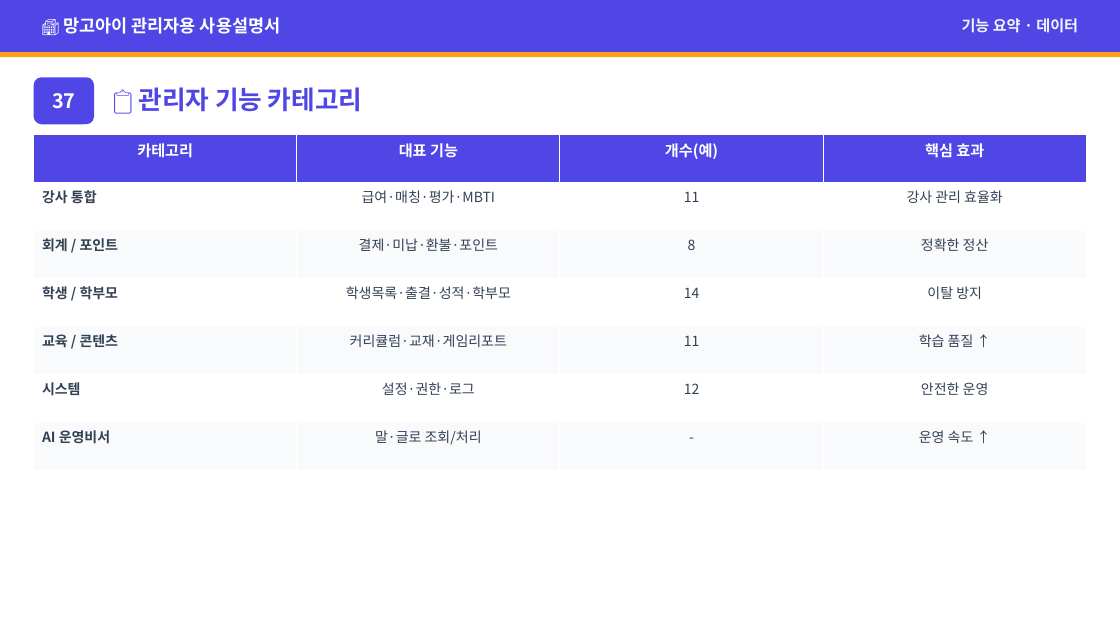
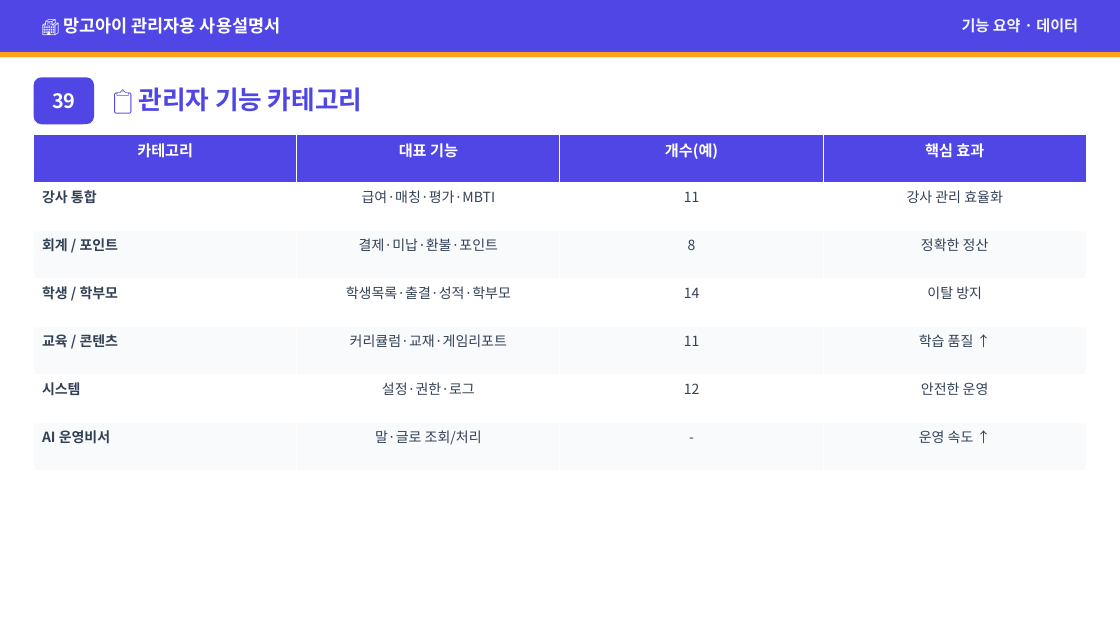
Before and after one commit to navy111p-sudo/mangoiweb, a slide deck: slide 43 of cloudflare-deploy/public/library/admin/admin-kr.pptx (slide 41 before the commit). Drawn at 1120x630 pixels with LibreOffice and Linux fonts; fonts in the diff are those of the drawing. Boxes give left, top, right and bottom in pixels: in the first picture for what was removed or moved away, otherwise in the second. Text is boxed around its words. In the diff, an @@ line names an element or a change of style, - is before the commit and + after.

```diff
--- a/cloudflare-deploy/public/library/admin/admin-kr.pptx
+++ b/cloudflare-deploy/public/library/admin/admin-kr.pptx
@@ text at (x1=52, y1=93, x2=75, y2=109): text changed @@
-37
+39
```
Also in this commit, not shown: 6 other slides changed, 2 slides added, 33 other files.
